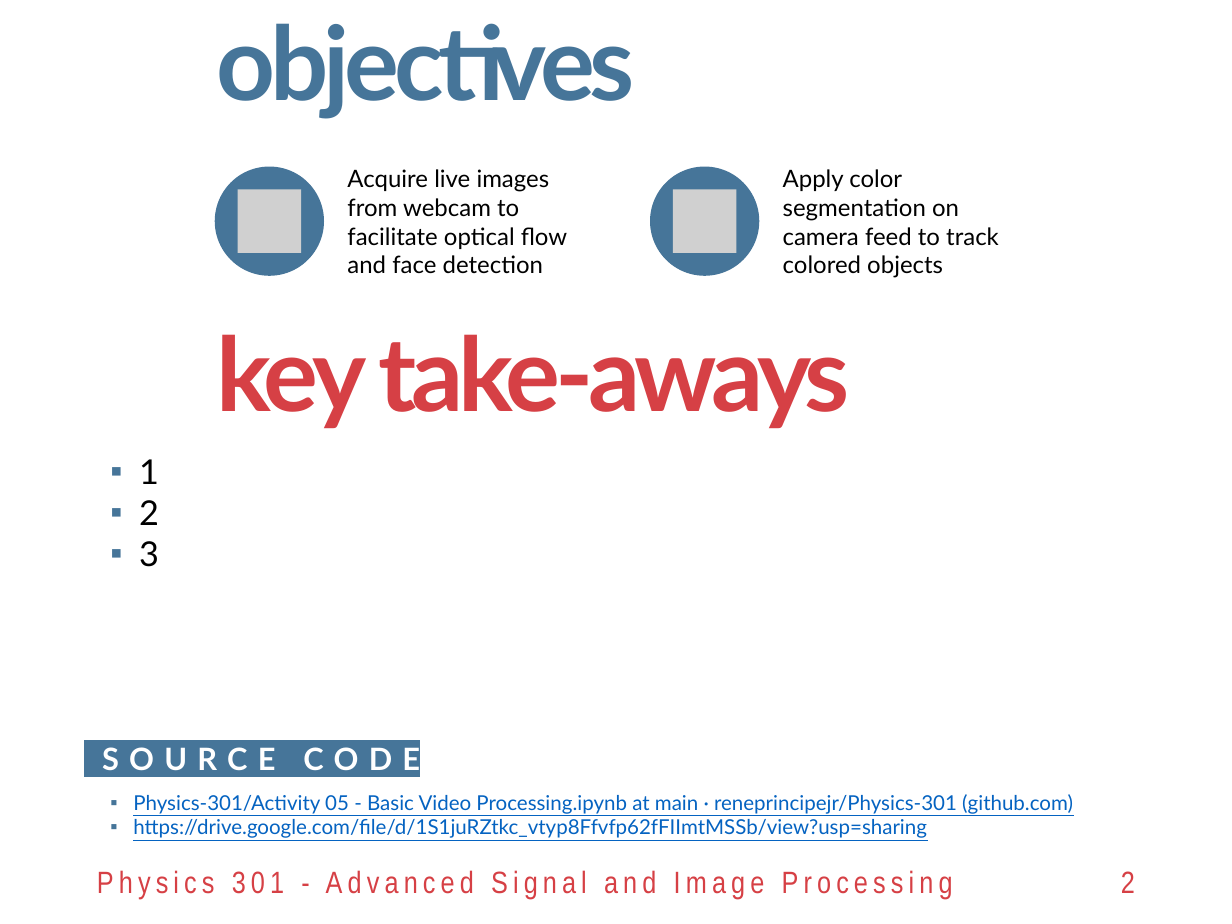
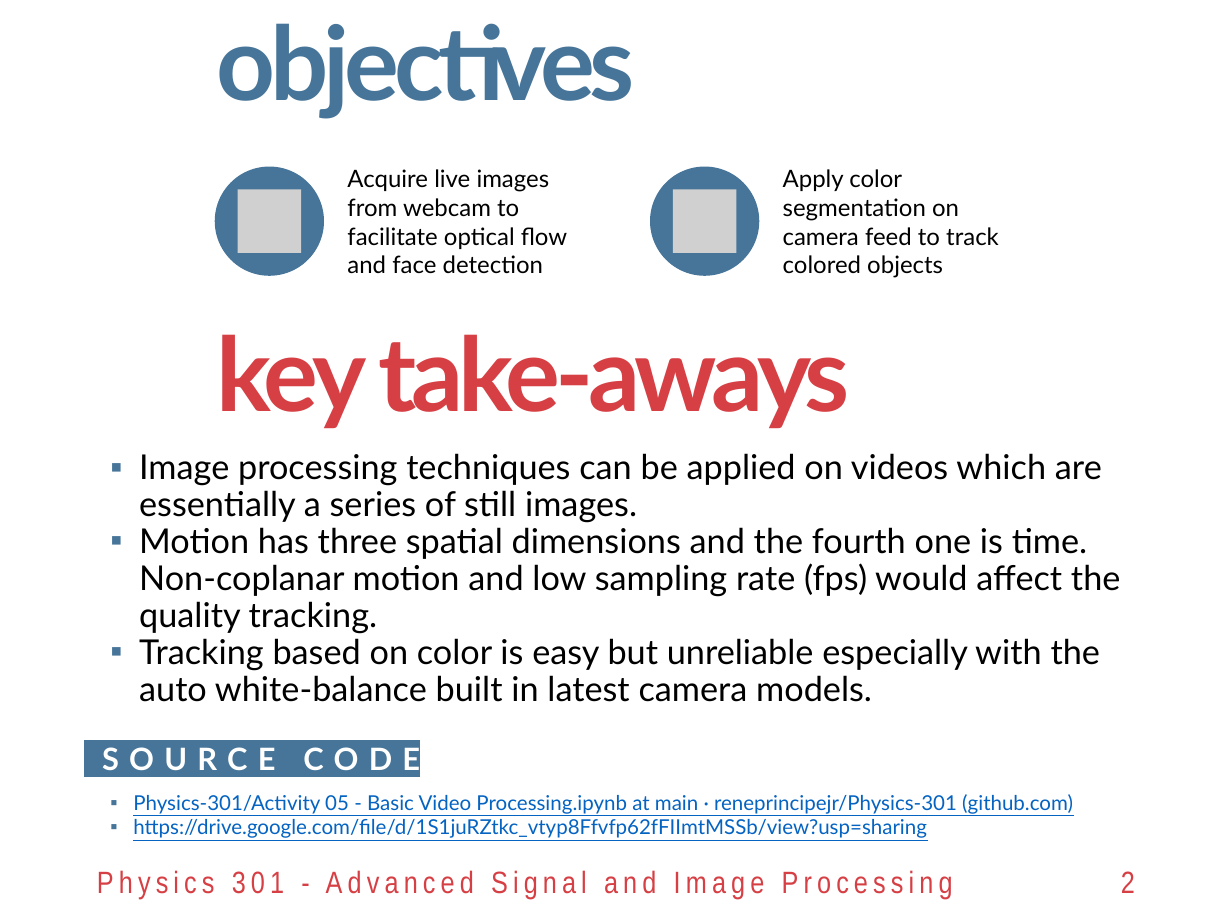
Before and after one commit to reneprincipejr/Physics-301, a slide deck: slide 2 of 05 Video Processing/Activity 5 - Video Processing.pptx. Drawn at 1232x924 pixels with LibreOffice and Linux fonts; fonts in the diff are those of the drawing; grey boxes stand for pictures; background and template pictures are left out. Boxes give left, top, right and bottom in pixels: in the first picture for what was removed or moved away, otherwise in the second. Text is boxed around its words. In the diff, an @@ line names an element or a change of style, - is before the commit and + after.

```diff
--- a/05 Video Processing/Activity 5 - Video Processing.pptx
+++ b/05 Video Processing/Activity 5 - Video Processing.pptx
@@ text at (x1=139, y1=453, x2=1120, y2=702): text changed @@
-▪ 1
-▪ 2
-▪ 3
+▪ Image processing techniques can be applied on videos which are essentially a series of still images.
+▪ Motion has three spatial dimensions and the fourth one is time. Non-coplanar motion and low sampling rate (fps) would affect the quality tracking.
+▪ Tracking based on color is easy but unreliable especially with the auto white-balance built in latest camera models.
```
Also in this commit, not shown: 4 other slides changed, 4 other files.
